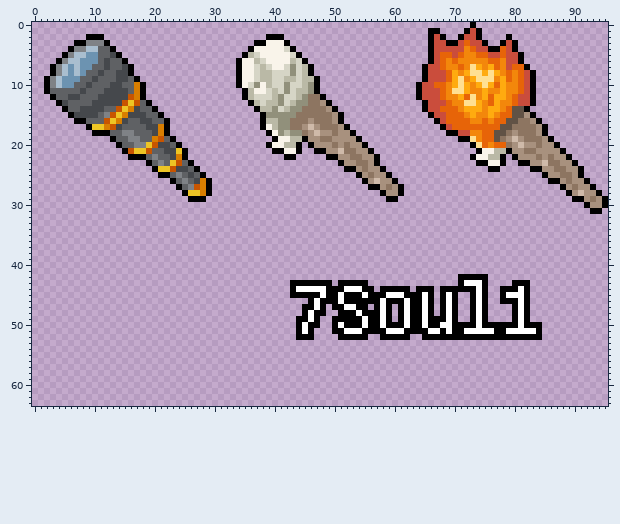
One commit to this sprite sheet: icon/CC0/tool/tool-7Soul1.png. Above: the version before the commit.
The file is 96x64 pixels.
After the commit:
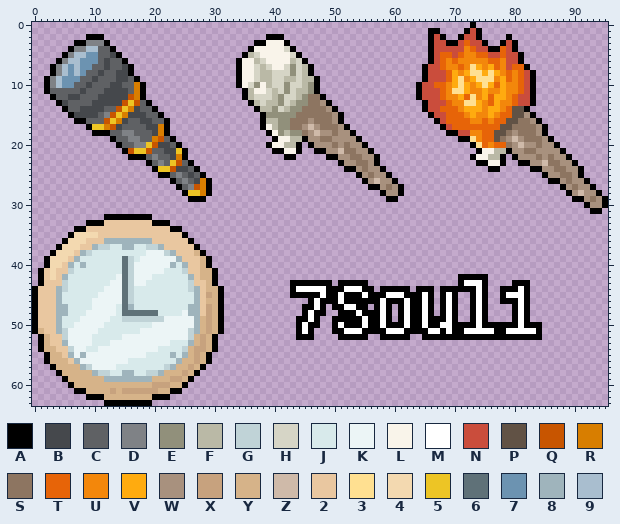
Palette (. is transparent): A #000000  B #45484c  C #5f6164  D #7f8286  E #91907b  F #bab9a6  G #c0d3d7  H #d6d5c6  J #d8eaeb  K #ecf5f6  L #f9f4ea  M #ffffff  N #ca4d3c  P #615245  Q #c85500  R #d87e00  S #8d7561  T #e76408  U #f3870b  V #ffab0f  W #a8917e  X #c7a27e  Y #d6b389  Z #cfbaa9  2 #e9c7a0  3 #ffe091  4 #f3d9b0  5 #edc525  6 #5f7178  7 #6c93b1  8 #9fb4bc  9 #a9becf
Edits made:
y 32: x 12..19 ........ -> AAAAAAAA
y 33: x 9..22 .............. -> AAA22222222AAA
y 34: x 7..24 .................. -> AA22222222222222AA
y 35: x 6..25 .................... -> A444422222222222222A
y 36: x 5..26 ...................... -> A44422288888888222222A
y 37: x 4..27 ........................ -> A444228GGJJ88JJGG822222A
y 38: x 3..28 .......................... -> A44428GJJJJJJJJJKKKG8222YA
y 39: x 2..29 ............................ -> A44428JJJJJJJ6GJKKKKKK8222YA
y 40: x 2..29 ............................ -> A4428J8JJJJJJ6GKKKKKK8J822YA
y 41: x 1..30 .............................. -> A2422GJJJJJJJJ6GKKKKKJJJG22YYA
y 42: x 1..30 .............................. -> A2428JJJJJJJJK6GKKKJJJJJJ82YYA
y 43: x 1..30 .............................. -> A222GJJJJJJJKK6GKKJJJJJJJG22YA
y 44: x 0..31 ................................ -> A2228GJJJJJJKKK6GJJJJJJJJJG82YYA
y 45: x 0..31 ................................ -> A2228JJJJJJKKKK6GJJJJJJJJJJ82XYA
y 46: x 0..31 ................................ -> A2228JJJJJKKKKK6GJJJJJJJJJJ82YYA
y 47: x 0..31 ................................ -> A22288JJJJKKKKJ68JJJJJJJJJ882XYA
y 48: x 0..31 ................................ -> A22288JJJKKKKKJ666666JJJJK882XYA
y 49: x 0..31 ................................ -> A2228JJJKKKKKJJGGGGGGGKKKKK8YXYA
y 50: x 0..31 ................................ -> A2228JJKKKKKJJJJJJJJKKKKKKK8YXYA
y 51: x 0..31 ................................ -> AY228GKKKKKJJJJJJJKKKKKKKKG8YXYA
y 52: x 1..30 .............................. -> AY22GKKKKJJJJJKKKKKKKKKKKGYXYA
y 53: x 1..30 .............................. -> AY228KKKKJJJKKKKKKKKKKJJJ8YXYA
y 54: x 1..30 .............................. -> AYY22GKKJJKKKKKKKKKKJJJJGYXXYA
y 55: x 2..29 ............................ -> AYY28K8KKKKKKKKKKJJJJ8J8YXYA
y 56: x 2..29 ............................ -> AYYY28KKKKKKKKJJJJJJJJ8YYXYA
y 57: x 3..28 .......................... -> AYYYY8GKKKKJJJJJJJJG8YYXYA
y 58: x 4..27 ........................ -> AYYYYY8GGJJ88JJGG8YYYXYA
y 59: x 5..26 ...................... -> AYYYYYY88888888YYYXXYA
y 60: x 6..25 .................... -> AYYYYYYYYYYYYYXXXYYA
y 61: x 7..24 .................. -> AAYYYYXYXXXXXXYYAA
y 62: x 9..22 .............. -> AAAYYYYYYYYAAA
y 63: x 12..19 ........ -> AAAAAAAA
Changed places in both pictures, as pixel boxes (x1, y1, x2, y2):
added: (32, 214, 224, 406)
